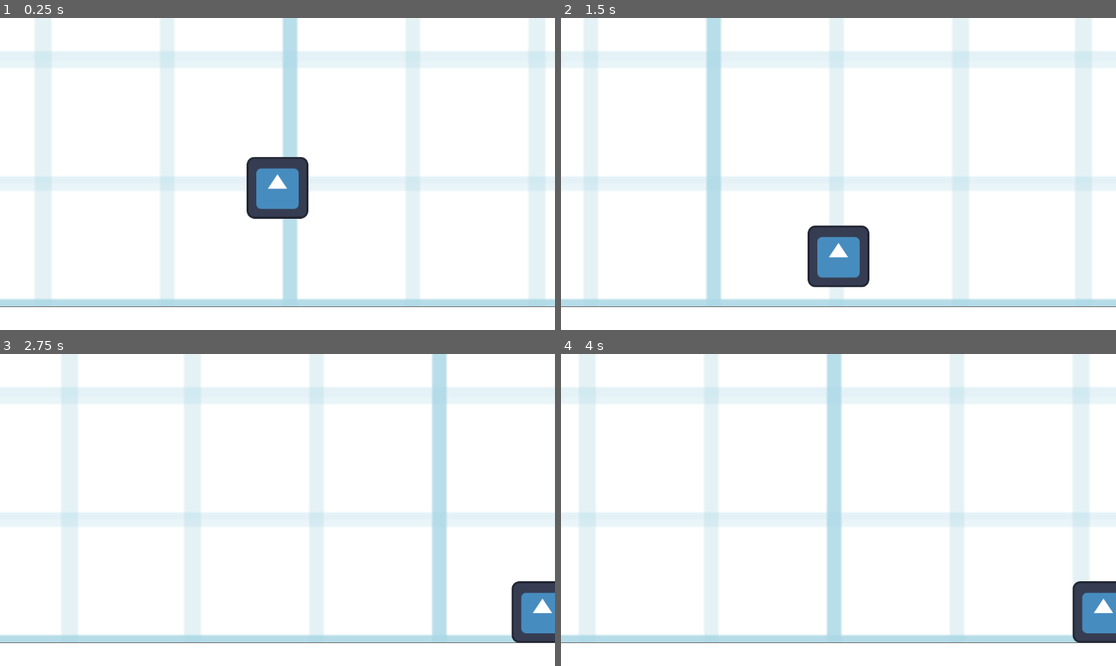
Above: before the commit, frames 1-4 (two rows, left to right).
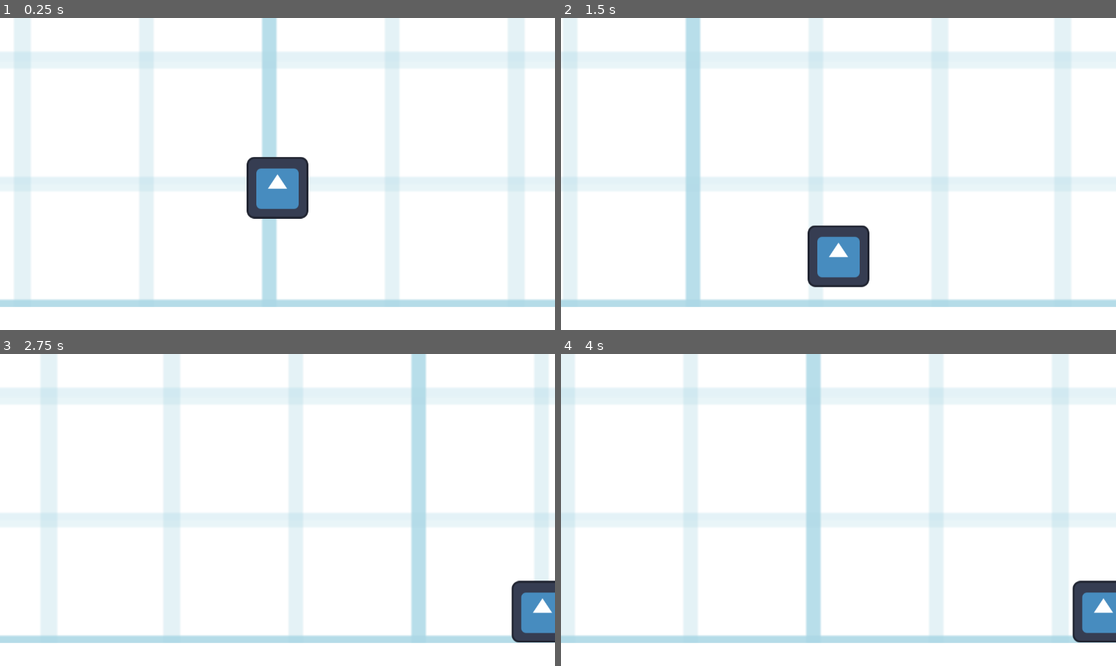
Above: after the commit, the same moments.

Repository: Mediocre-Mr-Fish/ECS179-Final-Project
Game: Godot game, scene res://Level1.tscn
The game is run twice, just before and just after one commit, with the same random seed, the same clock (stepped at 60 frames per second) and the same inputs. The engine's default icon, where the game draws it, is replaced by a stand-in: a white triangle on a blue panel in a dark square.
Inputs:
- Up to frame 1 (0.25 s): no input
- Up to frame 2 (1.5 s): hold Shift (gimick1) 0.53-1.28 s; hold D (right) from 0.53 s (still down); tap W (up) at 0.77 s; tap Shift (gimick1) at 1.35 s
- Up to frame 3 (2.75 s): tap W (up) at 1.52 s; release D (right) at 2.03 s; hold A (left) from 2.03 s (still down); hold Shift (gimick1) from 2.03 s (still down)
- Up to frame 4 (4 s): release A (left) at 2.78 s; release Shift (gimick1) at 2.78 s; hold D (right) from 2.78 s (still down); tap Shift (gimick1) at 2.85 s; tap W (up) at 3.02, 3.77 s; hold Shift (gimick1) from 3.53 s (still down)

The runs differ from the first frame. In frame 1, 20% of the frame differs, in the area x 0-100%, y 0-93%; in frame 2, 20%; in frame 3, 19%; in frame 4, 20%.

Commit message:
exit objects added

Diff:
--- a/puzzle-platformer-game-jam/Level1.tscn
+++ b/puzzle-platformer-game-jam/Level1.tscn
@@ -7,20 +7,41 @@
 [ext_resource type="PackedScene" uid="uid://dg24sedldgt3w" path="res://wall_indeterminate.tscn" id="3_lmyl5"]
 [ext_resource type="Script" uid="uid://f4p8xu7pweaq" path="res://camera_hitbox.gd" id="4_dwyiq"]
 [ext_resource type="Texture2D" uid="uid://c3da7s3w2c1ll" path="res://overlay.png" id="7_mlbie"]
+[ext_resource type="Script" uid="uid://bughqfl8cgaxy" path="res://exit.gd" id="8_5py54"]
+[ext_resource type="Texture2D" uid="uid://bfjf3dgf66ux1" path="res://null_grey.png" id="9_1bjei"]
+
+[sub_resource type="RectangleShape2D" id="RectangleShape2D_5g1s2"]
+size = Vector2(51, 256)
 
 [sub_resource type="RectangleShape2D" id="RectangleShape2D_dwyiq"]
-size = Vector2(256.00003, 256)
+size = Vector2(323.20004, 258)
 
 [sub_resource type="RectangleShape2D" id="RectangleShape2D_cove1"]
 size = Vector2(230.40002, 1296)
 
 [node name="World" type="Node2D"]
 
+[node name="Exit" type="Area2D" parent="."]
+position = Vector2(567, 260)
+script = ExtResource("8_5py54")
+metadata/_custom_type_script = "uid://ckjtyknpdr1bh"
+
+[node name="CollisionShape2D" type="CollisionShape2D" parent="Exit"]
+position = Vector2(1354, 149)
+shape = SubResource("RectangleShape2D_5g1s2")
+
+[node name="Sprite2D" type="Sprite2D" parent="Exit"]
+z_index = 1
+position = Vector2(1354, 149)
+scale = Vector2(0.19921875, 1)
+texture = ExtResource("9_1bjei")
+
 [node name="TextureRect" type="TextureRect" parent="."]
-offset_left = -1966.9998
-offset_top = -745.0
-offset_right = -1068.1998
-offset_bottom = -489.0
+z_index = -1
+offset_left = -730.0
+offset_top = -744.0
+offset_right = -84.0
+offset_bottom = -488.0
 scale = Vector2(5, 5)
 texture = ExtResource("1_lmyl5")
 stretch_mode = 1
@@ -38,9 +59,12 @@
 scale = Vector2(10, 0.5)
 
 [node name="floor" type="Sprite2D" parent="Level/Floor"]
+position = Vector2(31.049984, 0)
+scale = Vector2(1.2628905, 1)
 texture = ExtResource("2_cove1")
 
 [node name="CollisionShape2D" type="CollisionShape2D" parent="Level/Floor"]
+position = Vector2(31.099998, 0)
 scale = Vector2(0.99999994, 1)
 shape = SubResource("RectangleShape2D_dwyiq")
 
--- /dev/null
+++ b/puzzle-platformer-game-jam/Level2.tscn
@@ -0,0 +1,37 @@
+[gd_scene load_steps=4 format=3 uid="uid://bld7ey0e6rh2d"]
+
+[ext_resource type="PackedScene" uid="uid://c4erf1qla5yc2" path="res://Level1.tscn" id="1_q04gf"]
+[ext_resource type="Texture2D" uid="uid://kegcn8hnfpw" path="res://null_white.png" id="2_s8dg4"]
+
+[sub_resource type="RectangleShape2D" id="RectangleShape2D_ex07k"]
+size = Vector2(11.380002, 519)
+
+[node name="World" instance=ExtResource("1_q04gf")]
+
+[node name="player" parent="." index="1"]
+position = Vector2(-1002, 452)
+
+[node name="Wall_indet" parent="Level" index="0"]
+position = Vector2(497.00006, 596)
+rotation = 1.5707964
+
+[node name="floor" parent="Level/Floor" index="0"]
+position = Vector2(-152.79999, -10)
+scale = Vector2(0.81289065, 1)
+
+[node name="CollisionShape2D" parent="Level/Floor" index="1"]
+position = Vector2(-152.79782, -9)
+
+[node name="Floor2" type="StaticBody2D" parent="Level" index="2"]
+position = Vector2(6600, 900)
+scale = Vector2(100, 0.25)
+
+[node name="floor" type="Sprite2D" parent="Level/Floor2" index="0"]
+position = Vector2(-51.519993, -1215.9999)
+scale = Vector2(0.044405527, 2.0195305)
+texture = ExtResource("2_s8dg4")
+
+[node name="CollisionShape2D" type="CollisionShape2D" parent="Level/Floor2" index="1"]
+position = Vector2(-51.52, -1215.5)
+scale = Vector2(0.9999998, 1)
+shape = SubResource("RectangleShape2D_ex07k")
--- /dev/null
+++ b/puzzle-platformer-game-jam/exit.gd
@@ -0,0 +1,10 @@
+extends HurtBox
+
+@export var sceneFileLocation = "res://Level2.tscn"
+
+# Called when the node enters the scene tree for the first time.
+func _ready() -> void:
+	pass # Replace with function body.
+
+func on_touch(touch:bool)->void:
+	get_tree().change_scene_to_file(sceneFileLocation)
--- a/puzzle-platformer-game-jam/hurt_box.gd
+++ b/puzzle-platformer-game-jam/hurt_box.gd
@@ -5,6 +5,7 @@
 	collision_layer = 32 + 8
 	collision_mask = 0
 
+#not used yet
 func get_hit(damage)->void:
 	#print("I got hit!")
 	if self.get_owner().has_method("take_damage"):
Not shown: 1 places in puzzle-platformer-game-jam/Level1.tscn that only renumber resources
Not shown, added: puzzle-platformer-game-jam/exit.gd.uid
